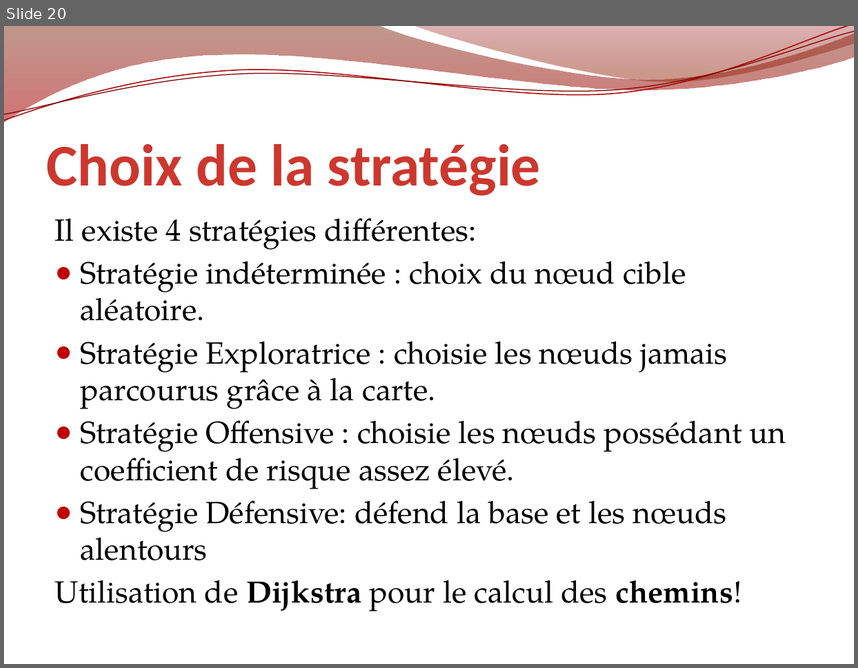
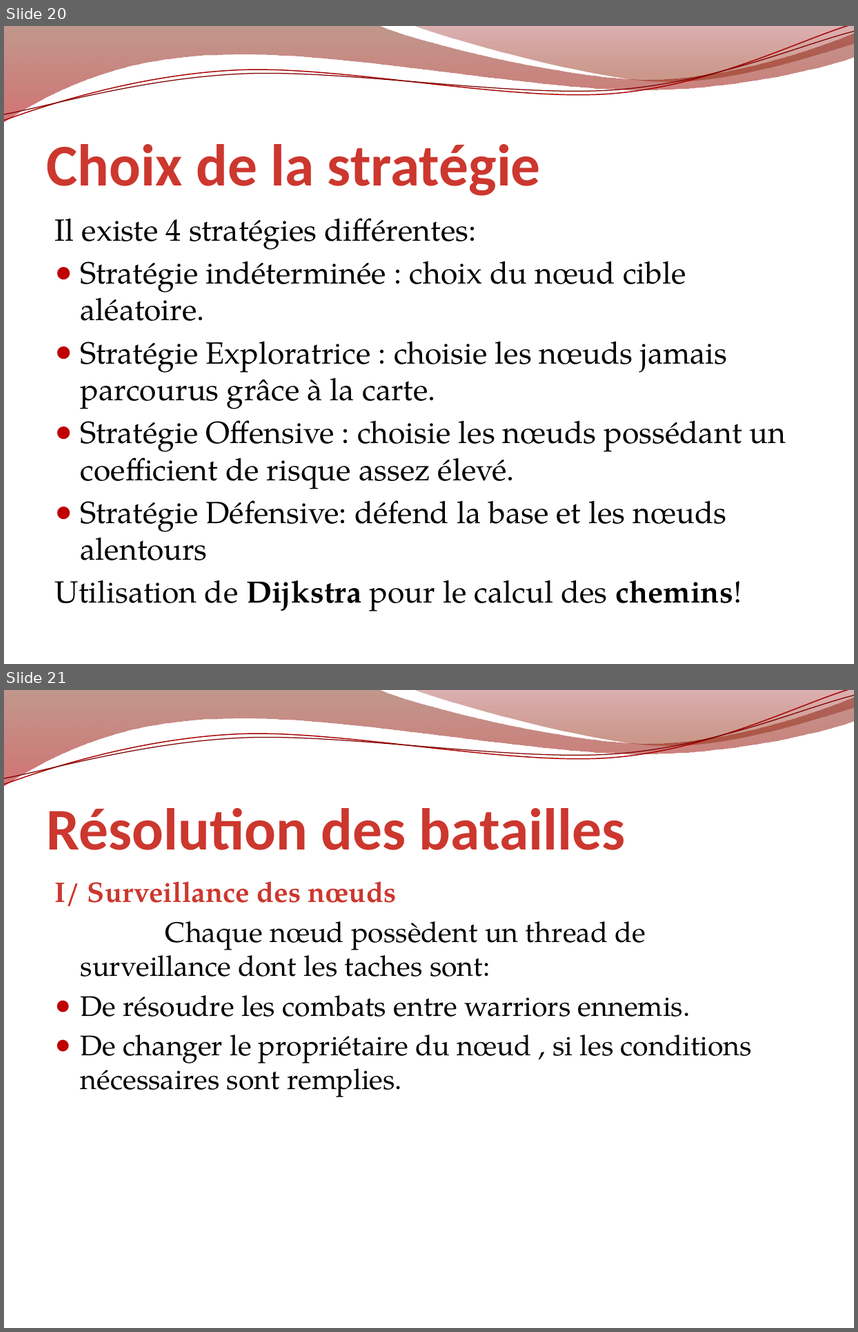
Before and after one commit to erz/voogle, a slide deck: doc/Voogle.pptx. Shown one above the other, each under a label of ours: slide 20 before the commit, slides 20 and 21 after it. The pictures are 858x668 and 858x1332 pixels, drawn with LibreOffice and Linux fonts; fonts in the diff are those of the drawing; background and template pictures are left out. Boxes give left, top, right and bottom in pixels: in the first picture for what was removed or moved away, otherwise in the second. Text is boxed around its words. In the diff, an @@ line names an element or a change of style, - is before the commit and + after.

```diff
--- a/doc/Voogle.pptx
+++ b/doc/Voogle.pptx
@@ slide 21 added at [4, 690, 854, 1328], background picture (left out); not listed: 4 template elements that a slide beside it also shows @@
@@ title added at [47, 808, 625, 850], 50 pt, text gradient #501100 to #CC372E to #F9EEEE, bold @@
+Résolution des batailles
@@ text added at [55, 881, 752, 1097], 24 pt, text #000000 @@
+I/ Surveillance des nœuds
+Chaque nœud possèdent un thread de surveillance dont les taches sont:
+● De résoudre les combats entre warriors ennemis.
+● De changer le propriétaire du nœud , si les conditions nécessaires sont remplies.
```
Also in this commit, not shown: 3 other slides added, 1 slide removed, 3 other files.
